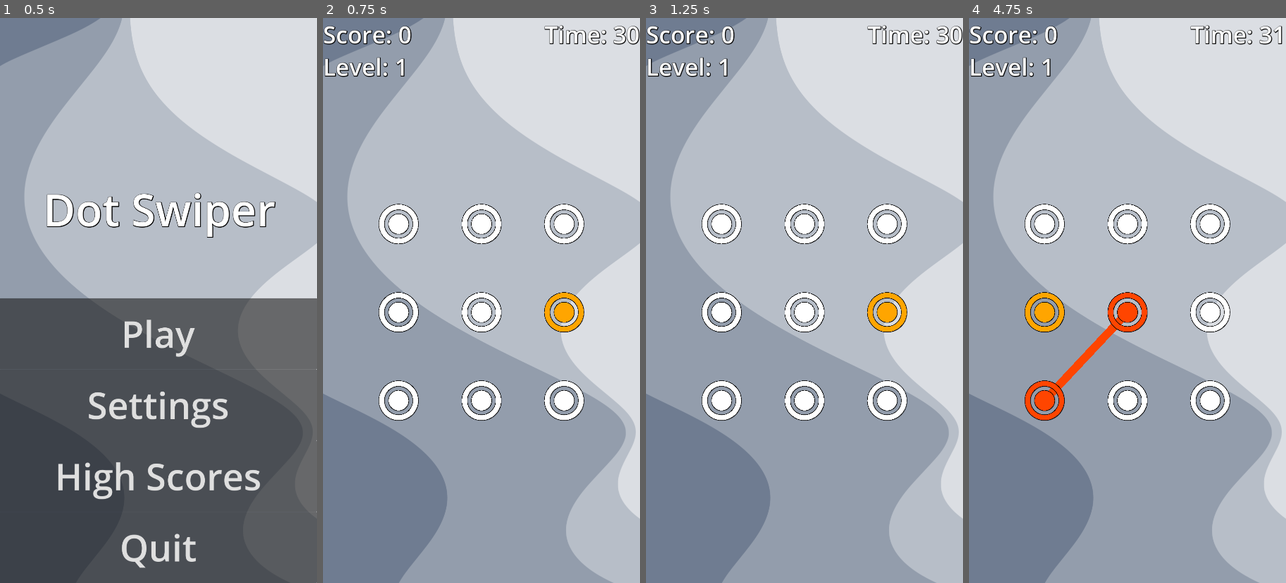
Above: before the commit, frames 1-4 (left to right).
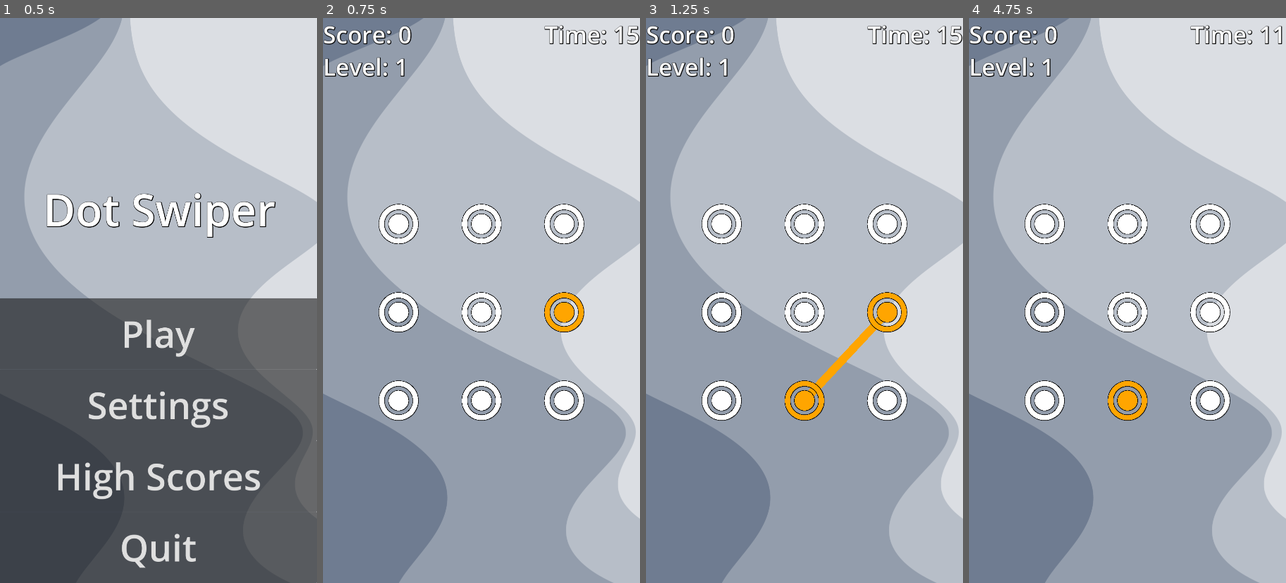
Above: after the commit, the same moments.

Repository: tJamesD/dot-line-matcher
Game: Godot game, scene res://Scenes/menu.tscn
Two runs of this game, one before a commit and one after it. Both use one fixed random seed, a clock stepped at 60 frames per second and the inputs below.
Inputs (mouse positions are in pixels of both pictures, inside the frame that each line leads up to):
- Up to frame 1 (0.5 s): no input
- Up to frame 2 (0.75 s): click "Play" at 0.5 s
- Up to frame 3 (1.25 s): no input
- Up to frame 4 (4.75 s): drag from (1045, 221) to (1127, 221) at 1.27 s; drag from (1127, 221) to (1045, 221) at 2.02 s; move the mouse to (1209, 221) at 2.77 s; click (1209, 221) at 2.92 s; tap Enter at 3.5 s; drag from (1045, 311) to (1209, 221) at 3.52 s; tap Space at 4.25 s; drag from (1127, 311) to (1045, 311) at 4.27 s

Frame 1 is identical in both runs. In frame 2, 0.2% of the frame differs, in the area x 91-100%, y 1-5%; in frame 3, 1.1%; in frame 4, 2.5%, in the area x 17-96%, y 1-72%.

Commit message:
better timing, but could still use work

Diff:
--- a/Scenes/main.tscn
+++ b/Scenes/main.tscn
@@ -64,7 +64,7 @@
 offset_left = 755.0
 offset_right = 1079.0
 offset_bottom = 110.0
-text = "Time: 30"
+text = "Time: 15"
 label_settings = SubResource("LabelSettings_21xkr")
 horizontal_alignment = 1
 vertical_alignment = 1
@@ -104,8 +104,9 @@
 
 [node name="DotManager" type="Node2D" parent="."]
 script = ExtResource("1_bo1nx")
-timer = 320
-animation_timer = 0.75
+timer = 15
+time_increase_amount = 1
+animation_timer = 0.6
 
 [node name="Dot0" parent="DotManager" instance=ExtResource("1_jjgbg")]
 z_index = 1
--- a/Scripts/dots_manager.gd
+++ b/Scripts/dots_manager.gd
@@ -31,7 +31,7 @@
 signal game_over()
 
 @export var timer = 30
-@export var time_increase_amount = 3
+@export var time_increase_amount = 2
 @onready var second_tracker = 0.0
 
 var animate = true
@@ -222,47 +222,57 @@
 
 func _increase_gen_count():
 	match score:
-		#5:
-		2:
-			gen_length +=1
-			level +=1
-			time_increase_amount = 3.9
-			level_increased.emit(level)
-		4:
+		5:
+		#2:
+			gen_length +=1
+			level +=1
+			time_increase_amount = 2
+			timer+=3
+			level_increased.emit(level)
+
+		#4:
+		10:
+			gen_length +=1
+			level +=1
+			time_increase_amount = 3
+			timer+=6
+			level_increased.emit(level)
+		#6:
+		15:
+			gen_length +=1
+			level +=1
+			time_increase_amount = 4
+			timer+=9
+			level_increased.emit(level)
+		#8:
+		25:
+			gen_length +=1
+			level +=1
+			time_increase_amount = 5
+			timer+=12
+			level_increased.emit(level)
+
 		#10:
-			gen_length +=1
-			level +=1
-			time_increase_amount = 4.5
-			level_increased.emit(level)
-		6:
-		#15:
-			gen_length +=1
-			level +=1
-			time_increase_amount = 5.6
-			level_increased.emit(level)
-		8:
-		#25:
-			gen_length +=1
-			level +=1
-			time_increase_amount = 5.6
-			level_increased.emit(level)
-		10:
-		#35:
-			gen_length +=1
-			level +=1
-			time_increase_amount = 6.5
-			level_increased.emit(level)
-		12:
-		#45:
-			gen_length +=1
-			level +=1
-			time_increase_amount = 6.9
-			level_increased.emit(level)
-		14:
-		#55:
+		35:
 			gen_length +=1
 			level +=1
 			time_increase_amount = 6
+			timer+=12
+			level_increased.emit(level)
+
+		#12:
+		45:
+			gen_length +=1
+			level +=1
+			time_increase_amount = 7
+			timer+=15
+			level_increased.emit(level)
+		#14:
+		55:
+			gen_length +=1
+			level +=1
+			time_increase_amount = 8
+			timer+=18
 			level_increased.emit(level)
 
 func _move_active_dot():
@@ -404,8 +414,9 @@
 	active_dot = null
 
 	if decrease_time:
+		decrease_time = false
 		print("TIME DECREASED")
-		timer -= time_increase_amount
+		timer -= time_increase_amount /2
 
 #func _set_green_line():
 	#for dot in user_guess:
Not shown, changed: APK/DotLineMatcher.apk
Not shown, changed: APK/DotLineMatcher.apk.idsig
